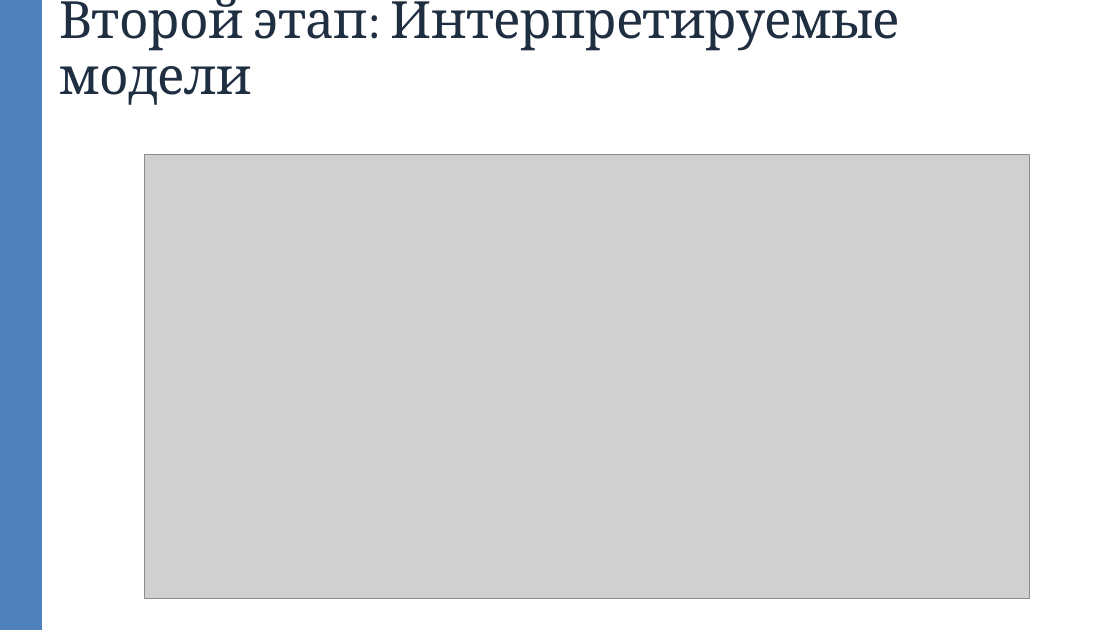
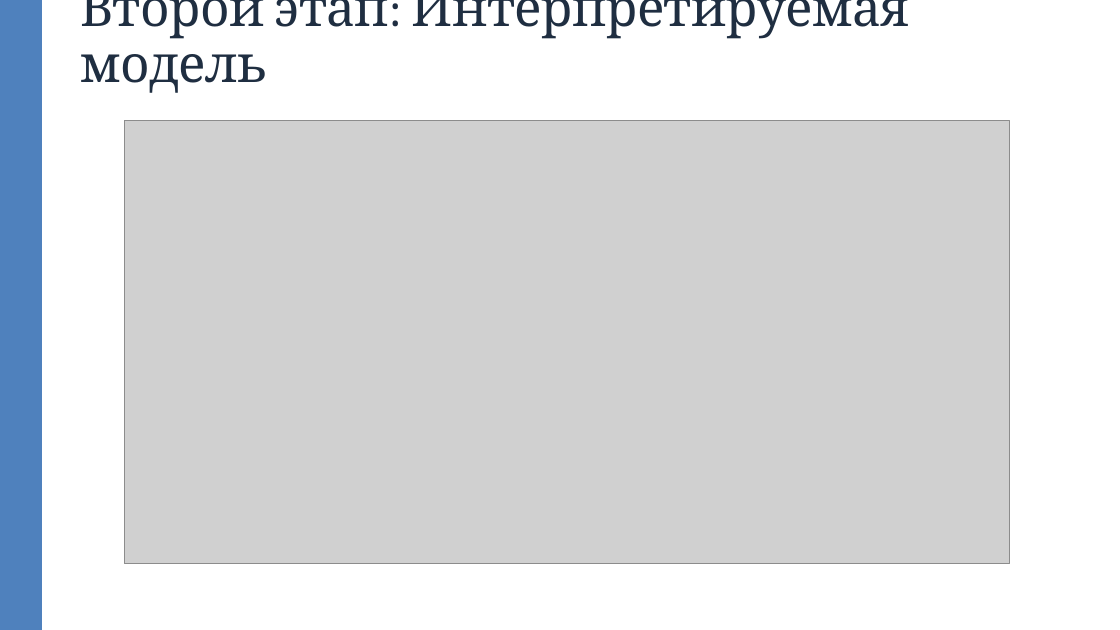
Before and after one commit to Saimonpetricof/AlfaHack_bestrepository, a slide deck: slide 12 of SAH_Финал_ASEKcrew.pptx (slide 9 before the commit). Drawn at 1120x630 pixels with LibreOffice and Linux fonts; fonts in the diff are those of the drawing; grey boxes stand for pictures. Boxes give left, top, right and bottom in pixels: in the first picture for what was removed or moved away, otherwise in the second. Text is boxed around its words. In the diff, an @@ line names an element or a change of style, - is before the commit and + after.

```diff
--- a/SAH_Финал_ASEKcrew.pptx
+++ b/SAH_Финал_ASEKcrew.pptx
@@ text at <box>80,0,909,93</box>: text changed @@
-Второй этап: Интерпретируемые модели
+Второй этап: Интерпретируемая модель
@@ picture: place and size @@
-picture at <box>145,155,1030,598</box>
+picture at <box>124,121,1010,565</box>
```
Also in this commit, not shown: 8 other slides changed, 7 slides added.
